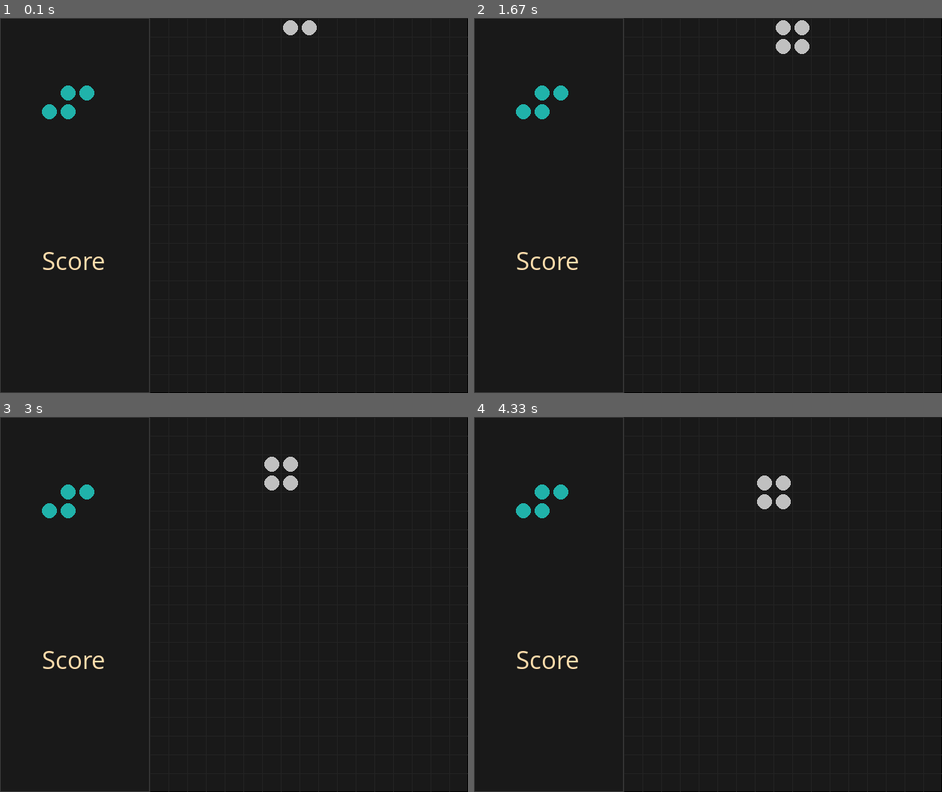
Above: before the commit, frames 1-4 (two rows, left to right).
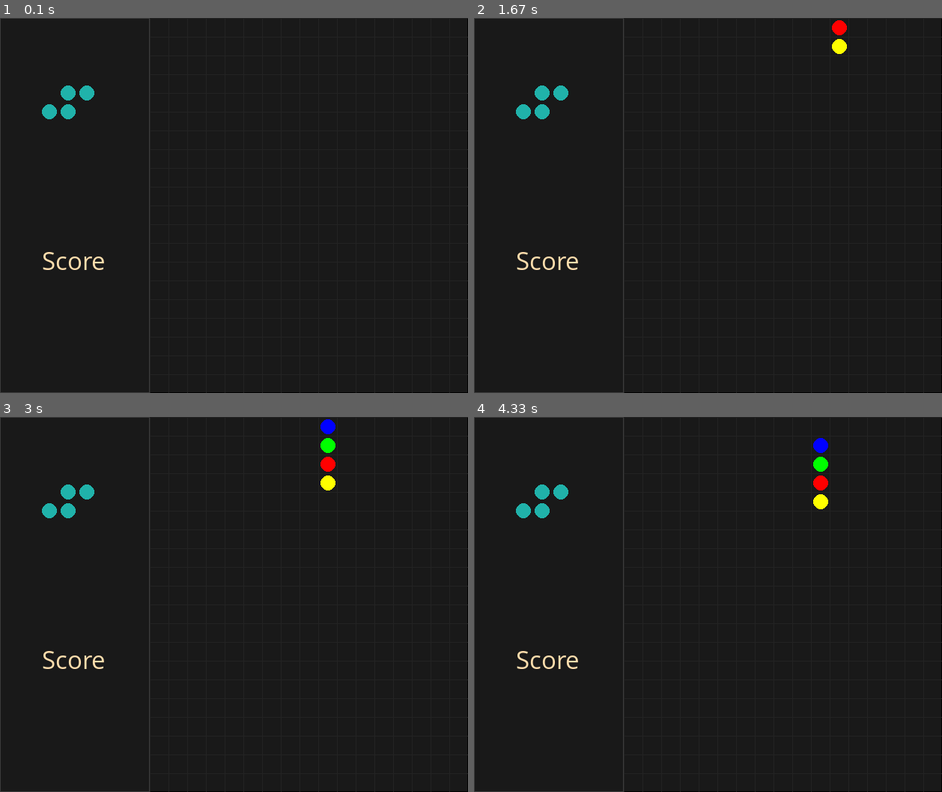
Above: after the commit, the same moments.

Repository: RoboAI/Tetris-in-Pygame
Game: pygame game, started from TheTetrisGame.py
Same seed, same stepped clock (60 frames per second), same inputs: the game is played once before the commit and once after it.
Inputs:
- Up to frame 1 (0.1 s): no input
- Up to frame 2 (1.67 s): tap R at 0.33 s; hold Right 0.67-1.13 s; hold Up 1.17-1.47 s; hold Right from 1.5 s (still down)
- Up to frame 3 (3 s): release Right at 1.97 s; hold Left 2-2.53 s; hold Down 2.57-2.87 s; hold Left from 2.9 s (still down)
- Up to frame 4 (4.33 s): release Left at 3.3 s; hold Up 3.33-3.7 s; hold Right from 3.73 s (still down)

The runs differ from the first frame. In frame 1, 0.2% of the frame differs, in the area x 60-68%, y 0-5%; in frame 2, 0.6%; in frame 3, 0.8%, in the area x 56-72%, y 0-20%; in frame 4, 0.8%.

Commit message:
fixed: rotated beyond walls

Diff:
--- a/TetrimonoShape.py
+++ b/TetrimonoShape.py
@@ -106,8 +106,14 @@
         self.rotate(origin_xy, degrees)
 
         # check if there is space to rotate
-        result = self.check_exact_collision(other_shape)
-        result2 = self.check_wall_collision(walls, 0)
+        result = False
+        result = False
+
+        if( other_shape != None ):
+            result = self.check_exact_collision(other_shape)
+
+        if( walls != None):
+            result2 = self.check_wall_collision(walls, 0)
 
         # rotate back to original orientation
         self.rotate(origin_xy, -degrees)
--- a/TheTetrisGame.py
+++ b/TheTetrisGame.py
@@ -108,8 +108,13 @@
 #-----------------
 
 # current shape
-player_shape = get_next_random_shape()
-player_shape = setup_new_shape(player_shape)
+player_shape = get_new_shape_by_name("I")
+#player_shape = get_next_random_shape()
+#player_shape = setup_new_shape(player_shape)
+player_shape.blocks[0].colour = "blue"
+player_shape.blocks[1].colour = "green"
+player_shape.blocks[2].colour = "red"
+player_shape.blocks[3].colour = "yellow"
 #-----------------
 
 # next shape
@@ -346,7 +351,7 @@
 def move_shape_down_once(shape: TetriminoShape):
     result = move_shape_by_one("down", shape, grid_walls, "bottom-wall")
     if(result[0] == False):
-      shape_touched_down(shape)
+        shape_touched_down(shape)
 
 # move shape up one block
 def move_shape_up_once(shape: TetriminoShape):
@@ -354,10 +359,16 @@
 
 # rotate shape clockwise if possible
 def rotate_shape_cw(shape: TetriminoShape, degrees = 90):
-    for shape in game_shapes:
-        if player_shape.check_rotation_collision(player_shape.blocks[player_shape.rotation_index].shape, degrees, shape, grid_walls, gb.grid_block_distance):
+    # return if rotation would collide with a wall
+    if shape.check_rotation_collision(shape.blocks[shape.rotation_index].shape, degrees, None, grid_walls, gb.grid_block_distance):
+        return
+
+    # return if rotation would collide with other shapes
+    for landed_shape in game_shapes:
+        if shape.check_rotation_collision(landed_shape.blocks[landed_shape.rotation_index].shape, degrees, landed_shape, None, gb.grid_block_distance):
             break
-    else:
+
+    else:# have enough space so do the rotation
         player_shape.rotate(player_shape.blocks[player_shape.rotation_index].shape, 90)
 
 #------------------------------------------
